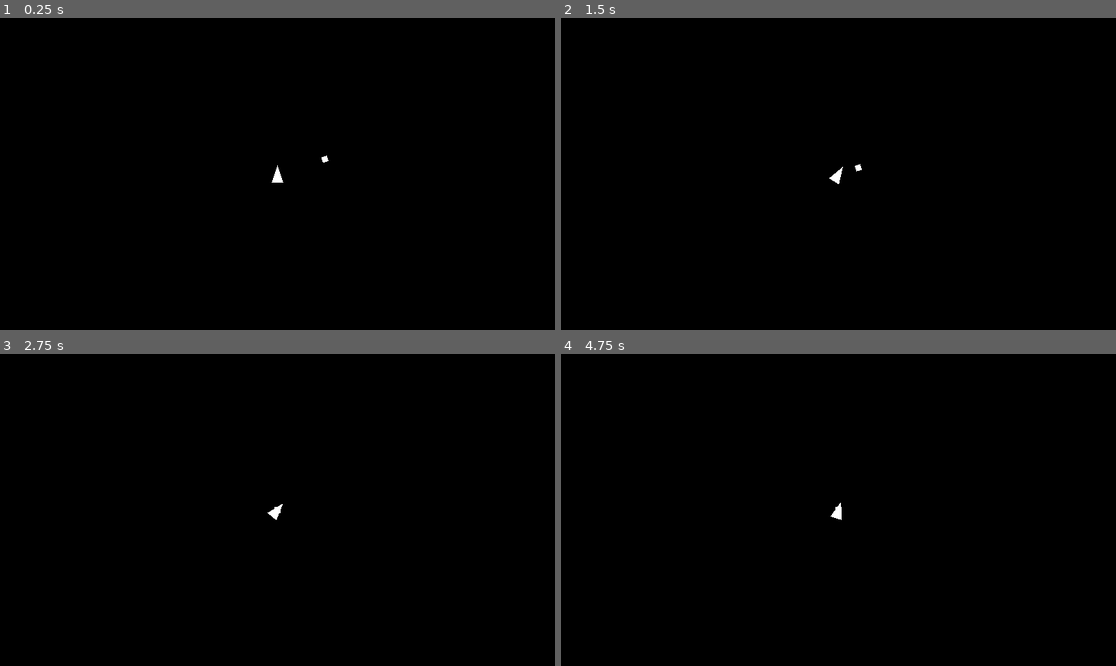
Above: before the commit, frames 1-4 (two rows, left to right).
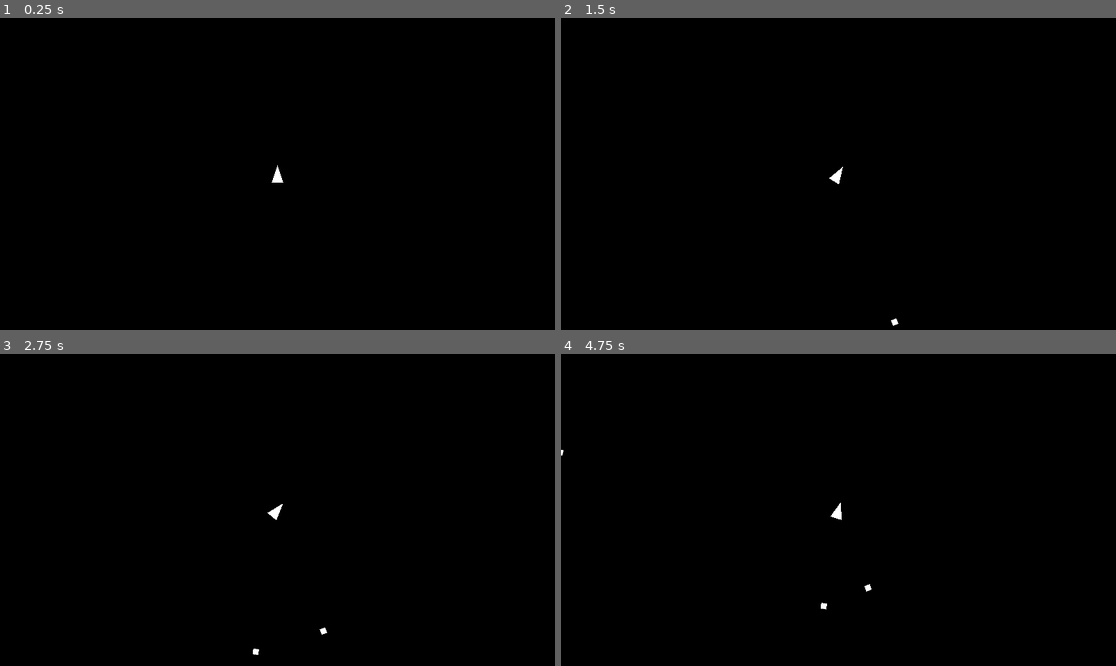
Above: after the commit, the same moments.

Repository: Adamekka/luminexia
Game: Godot game, scene res://Scenes/game.tscn
Two runs of this game, one before a commit and one after it. Both use one fixed random seed, a clock stepped at 60 frames per second and the inputs below.
Inputs:
- Up to frame 1 (0.25 s): no input
- Up to frame 2 (1.5 s): hold Right (right) 0.53-1.28 s; hold Left (left) from 1.28 s (still down)
- Up to frame 3 (2.75 s): release Left (left) at 2.03 s; hold Right (right) from 2.03 s (still down)
- Up to frame 4 (4.75 s): tap Enter at 2.75 s; release Right (right) at 3.53 s; hold Left (left) from 3.53 s (still down)

The runs differ from the first frame. In frame 1, less than 0.1% of the frame differs, in the area x 57-60%, y 44-47%; in frame 2, less than 0.1%; in frame 3, less than 0.1%; in frame 4, less than 0.1%, in the area x 0-56%, y 30-82%.

Commit message:
spawn an enemy every second

Diff:
--- a/Scenes/game.tscn
+++ b/Scenes/game.tscn
@@ -1,24 +1,16 @@
-[gd_scene load_steps=4 format=3 uid="uid://cdbo3w40qtfuq"]
+[gd_scene load_steps=3 format=3 uid="uid://cdbo3w40qtfuq"]
 
+[ext_resource type="Script" path="res://Scripts/game.gd" id="1_g1vxn"]
 [ext_resource type="PackedScene" uid="uid://dbnjinoaw42dp" path="res://Player/player.tscn" id="1_mulch"]
-[ext_resource type="PackedScene" uid="uid://dk57xccuansws" path="res://Enemies/enemy_square.tscn" id="2_uwrhj"]
-
-[sub_resource type="Curve2D" id="Curve2D_iultf"]
-_data = {
-"points": PackedVector2Array(0, 0, 0, 0, 0, 0)
-}
-point_count = 1
 
 [node name="Game" type="Node2D"]
+script = ExtResource("1_g1vxn")
+
+[node name="Timer" type="Timer" parent="."]
+autostart = true
 
 [node name="Player" parent="." instance=ExtResource("1_mulch")]
 
 [node name="Camera2D" type="Camera2D" parent="Player"]
 
-[node name="EnemySpawnPath" type="Path2D" parent="Player"]
-curve = SubResource("Curve2D_iultf")
-
-[node name="PathFollow2D" type="PathFollow2D" parent="Player/EnemySpawnPath"]
-
-[node name="EnemySquare" parent="." instance=ExtResource("2_uwrhj")]
-position = Vector2(183, -57)
+[connection signal="timeout" from="Timer" to="." method="_on_timer_timeout"]
--- /dev/null
+++ b/Scripts/game.gd
@@ -0,0 +1,28 @@
+extends Node2D
+
+var enemy_scene = preload("res://Enemies/enemy_square.tscn")
+
+
+func _on_timer_timeout():
+	# Spawn enemy
+	var enemy = enemy_scene.instantiate()
+
+	# Get random direction 0-3
+	var dir: int = randi() % 4
+
+	match dir:
+		# Top
+		0:
+			enemy.position = Vector2(randf_range(-1100, 1100), -550)
+		# Bottom
+		1:
+			enemy.position = Vector2(randf_range(-1100, 1100), 550)
+		# Left
+		2:
+			enemy.position = Vector2(-1100, randf_range(-550, 550))
+		# Right
+		3:
+			enemy.position = Vector2(1100, randf_range(-550, 550))
+
+	add_child(enemy)
+	pass
--- a/project.godot
+++ b/project.godot
@@ -19,7 +19,6 @@
 
 window/size/viewport_width=1920
 window/size/viewport_height=1080
-window/size/mode=3
 window/size/resizable=false
 
 [input]
